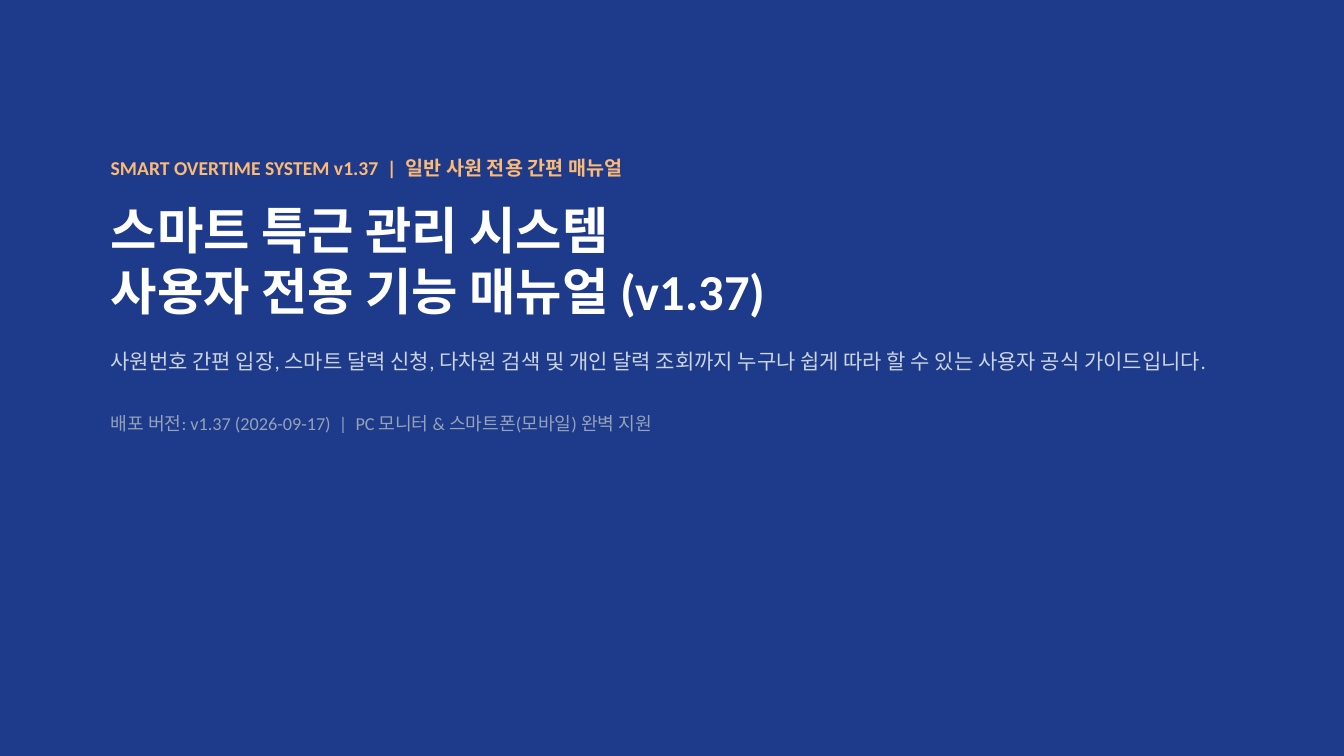
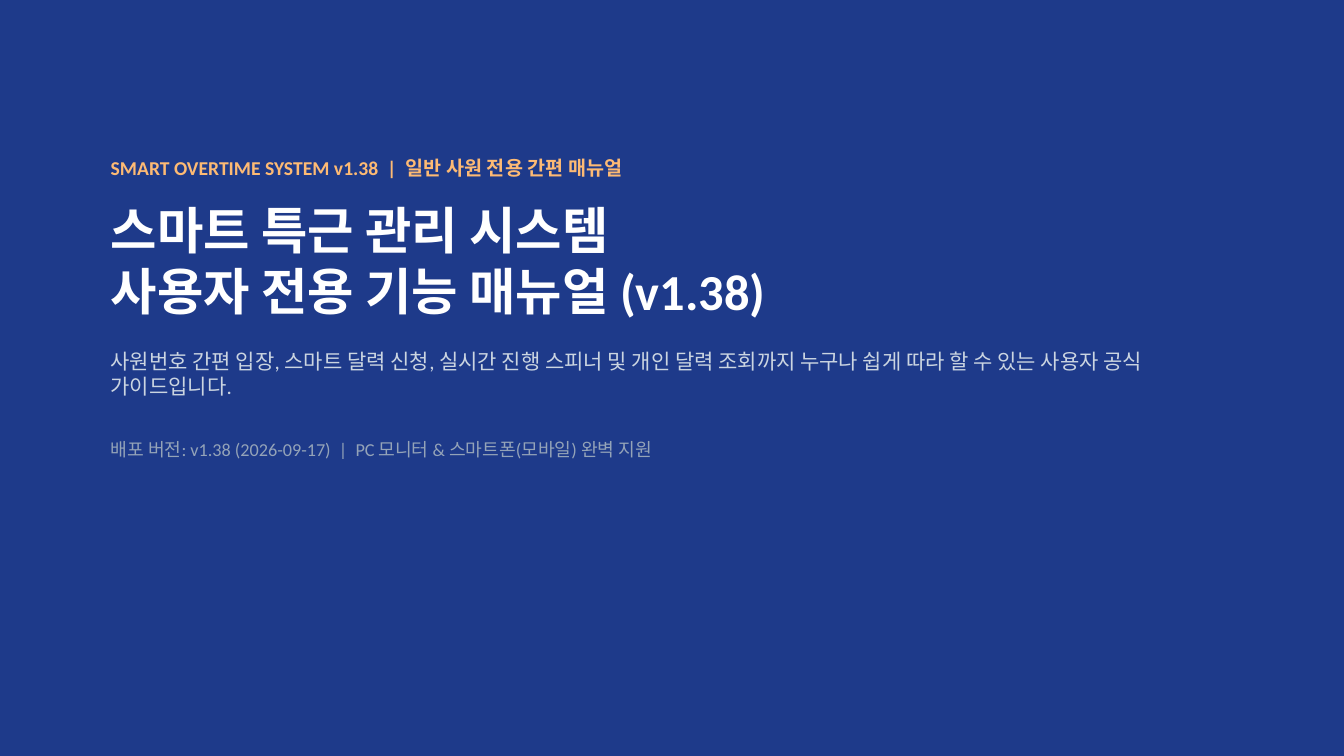
Before and after one commit to rorma34-lab/team-overtime-manager, a slide deck: slide 1 of Overtime_User_Manual.pptx. Drawn at 1344x756 pixels with LibreOffice and Linux fonts; fonts in the diff are those of the drawing. Boxes give left, top, right and bottom in pixels: in the first picture for what was removed or moved away, otherwise in the second. Text is boxed around its words. In the diff, an @@ line names an element or a change of style, - is before the commit and + after.

```diff
--- a/Overtime_User_Manual.pptx
+++ b/Overtime_User_Manual.pptx
@@ text at box(111, 158, 1142, 458): text changed @@
-SMART OVERTIME SYSTEM v1.37 | 일반 사원 전용 간편 매뉴얼
-스마트 특근 관리 시스템
-사용자 전용 기능 매뉴얼 (v1.37)
-사원번호 간편 입장, 스마트 달력 신청, 다차원 검색 및 개인 달력 조회까지 누구나 쉽게 따라 할 수 있는 사용자 공식 가이드입니다.
-배포 버전: v1.37 (2026-09-17) | PC 모니터 & 스마트폰(모바일) 완벽 지원
+SMART OVERTIME SYSTEM v1.38 | 일반 사원 전용 간편 매뉴얼
+스마트 특근 관리 시스템
+사용자 전용 기능 매뉴얼 (v1.38)
+사원번호 간편 입장, 스마트 달력 신청, 실시간 진행 스피너 및 개인 달력 조회까지 누구나 쉽게 따라 할 수 있는 사용자 공식 가이드입니다.
+배포 버전: v1.38 (2026-09-17) | PC 모니터 & 스마트폰(모바일) 완벽 지원
```
Also in this commit, not shown: 1 other slide changed, 6 other files.
